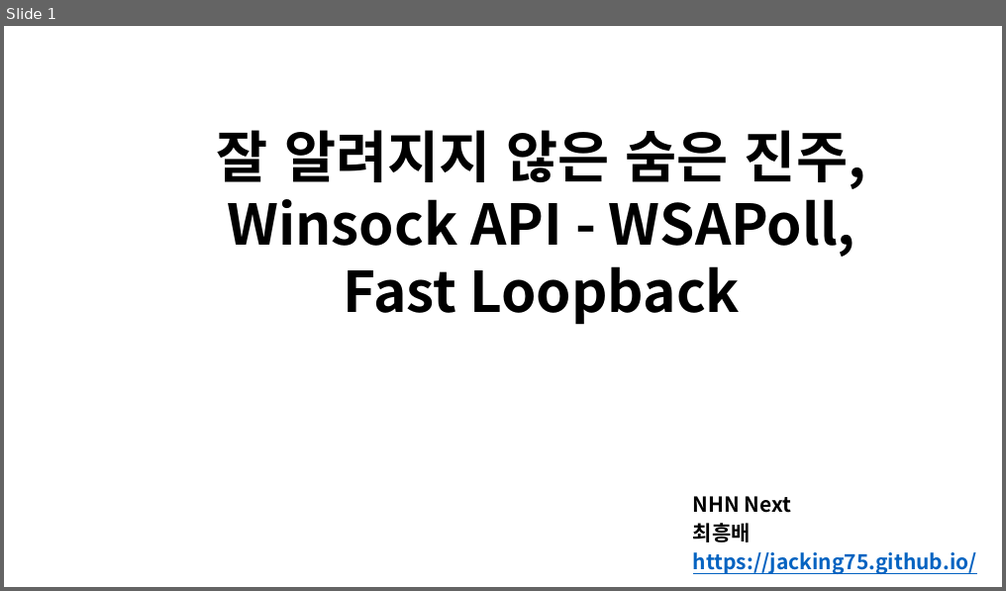
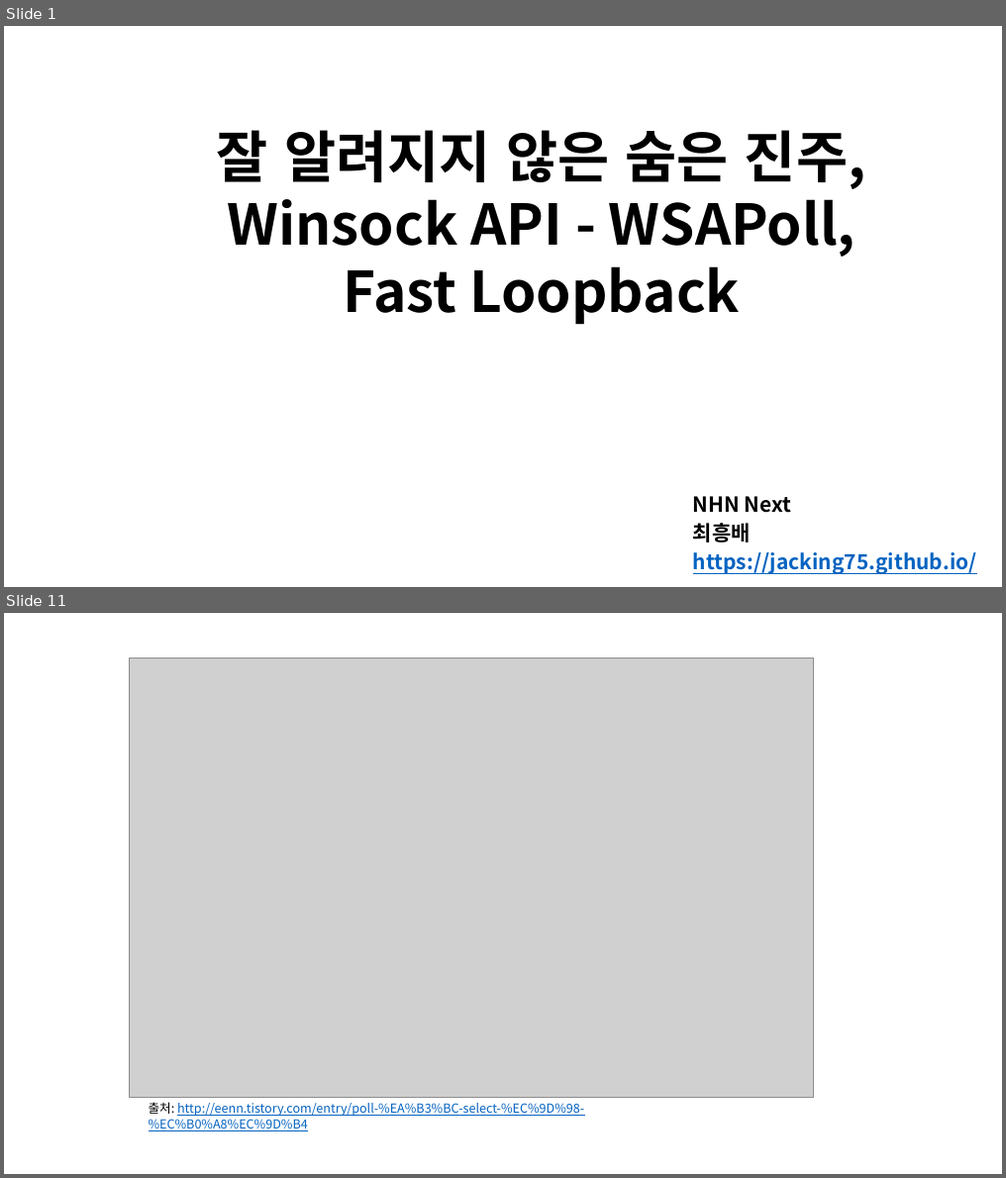
Before and after one commit to Dylan-Jang/conf_cpp_korea_201702, a slide deck: WSAPoll, Fast Loopback.pptx. Shown one above the other, each under a label of ours: slide 1 before the commit, slides 1 and 11 after it; the slides between them are not shown. The pictures are 1006x591 and 1006x1178 pixels, drawn with LibreOffice and Linux fonts; fonts in the diff are those of the drawing; grey boxes stand for pictures. Boxes give left, top, right and bottom in pixels: in the first picture for what was removed or moved away, otherwise in the second. Text is boxed around its words. In the diff, an @@ line names an element or a change of style, - is before the commit and + after.

```diff
--- a/WSAPoll, Fast Loopback.pptx
+++ b/WSAPoll, Fast Loopback.pptx
@@ slide 11 added at [4, 613, 1002, 1174], background #FFFFFF @@
@@ picture added at [129, 658, 814, 1097] @@
@@ text added at [149, 1102, 584, 1132], 12 pt, text #0563C1, underline @@
+출처: http://eenn.tistory.com/entry/poll-%EA%B3%BC-select-%EC%9D%98-%EC%B0%A8%EC%9D%B4
```
Also in this commit, not shown: 3 slides changed, 18 other slides added, 1 slide removed, 22 other files.
